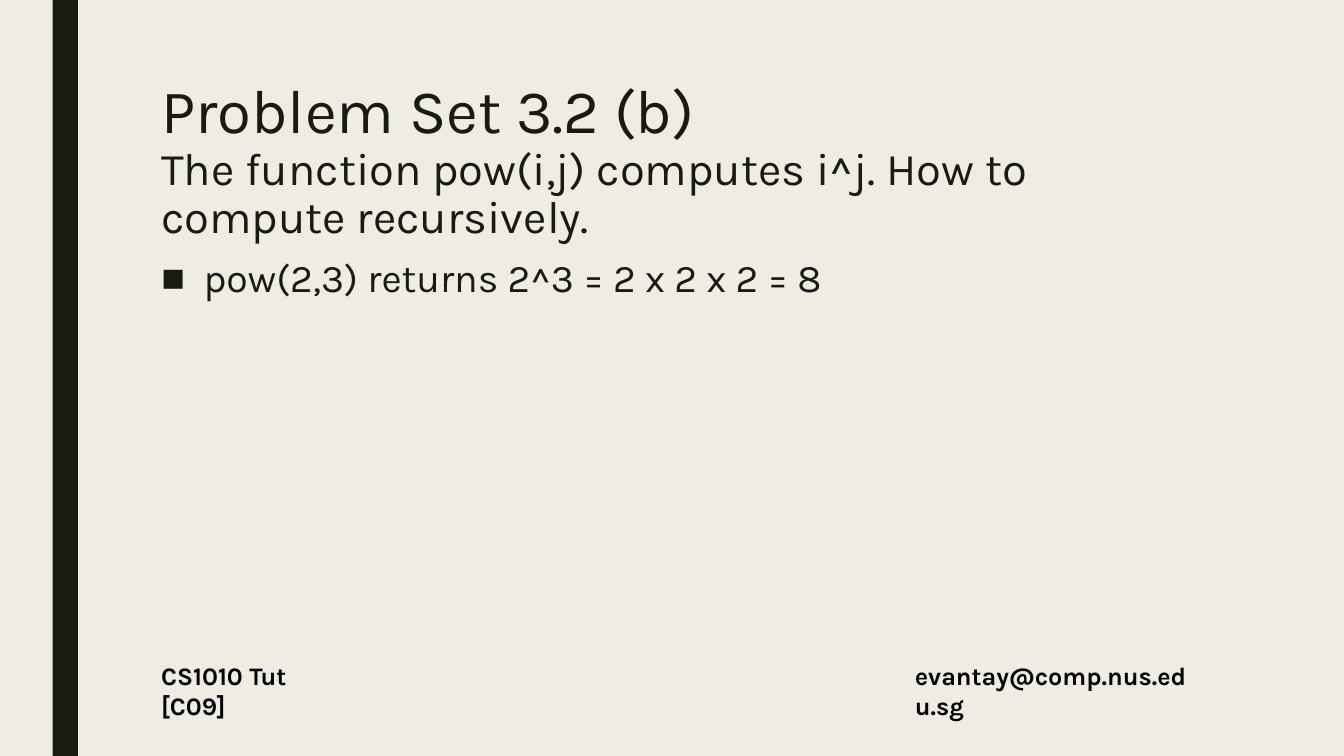
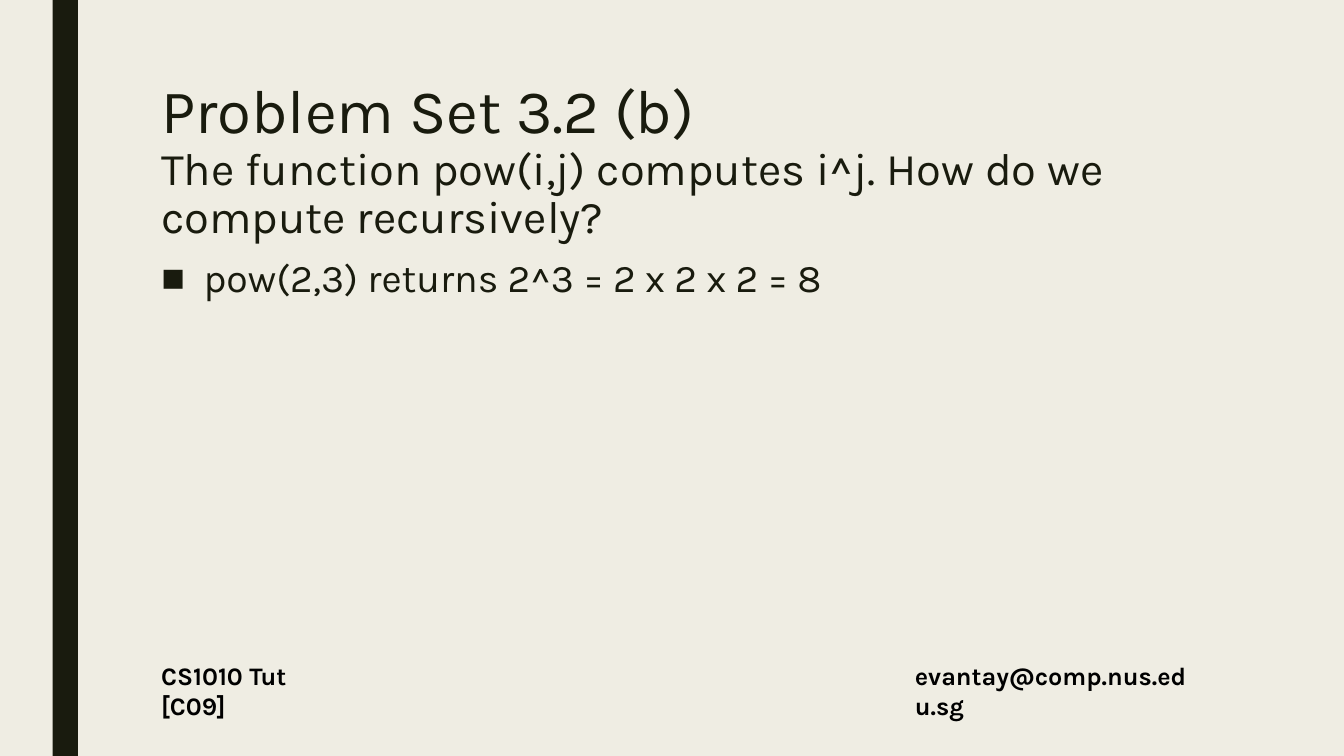
Before and after one commit to DigiPie/CS1010-Tutorial-C09, a slide deck: slide 16 of Tutorial 2/CS1010_TutC09_2.pptx (slide 17 before the commit). Drawn at 1344x756 pixels with LibreOffice and Linux fonts; fonts in the diff are those of the drawing. Boxes give left, top, right and bottom in pixels: in the first picture for what was removed or moved away, otherwise in the second. Text is boxed around its words. In the diff, an @@ line names an element or a change of style, - is before the commit and + after.

```diff
--- a/Tutorial 2/CS1010_TutC09_2.pptx
+++ b/Tutorial 2/CS1010_TutC09_2.pptx
@@ title at (161,88,1103,244): text changed @@
-Problem Set 3.2 (b)
-The function pow(i,j) computes i^j. How to compute recursively.
+Problem Set 3.2 (b)
+The function pow(i,j) computes i^j. How do we compute recursively?
```
Also in this commit, not shown: 8 other slides changed, 2 slides added, 2 slides removed, 3 other files.
